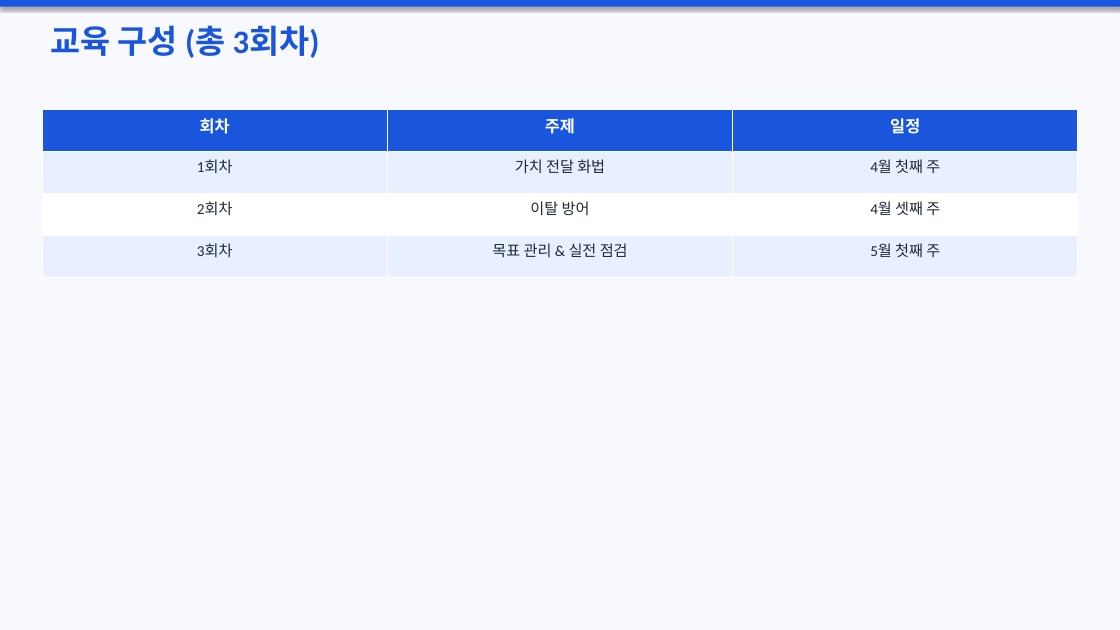
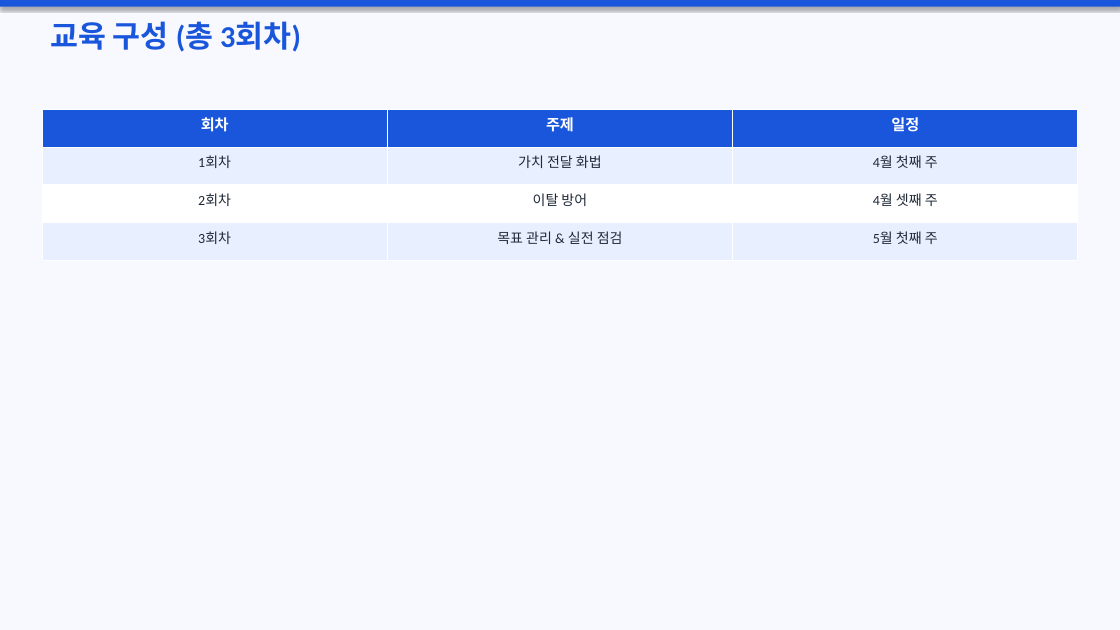
Before and after one commit to kimjungsul/kumon-masta-training, a slide deck: slide 5 of 마스타_교사교육안.pptx. Drawn at 1120x630 pixels with LibreOffice and Linux fonts; fonts in the diff are those of the drawing. Boxes give left, top, right and bottom in pixels: in the first picture for what was removed or moved away, otherwise in the second. Text is boxed around its words. In the diff, an @@ line names an element or a change of style, - is before the commit and + after.

```diff
--- a/마스타_교사교육안.pptx
+++ b/마스타_교사교육안.pptx
@@ text "교육 구성 (총 3회차)" at box(50, 21, 301, 52): size 28 to 26 pt @@
@@ table at box(42, 109, 1078, 260) @@
@@ size 14 to 13 pt in "회차", "주제", "일정" @@
@@ size 13 to 12 pt in "1회차", "가치 전달 화법", "4월 첫째 주", "2회차" and 5 more places @@
```
Also in this commit, not shown: 16 other slides changed, 7 slides added, 1 slide removed, 1 other file.
